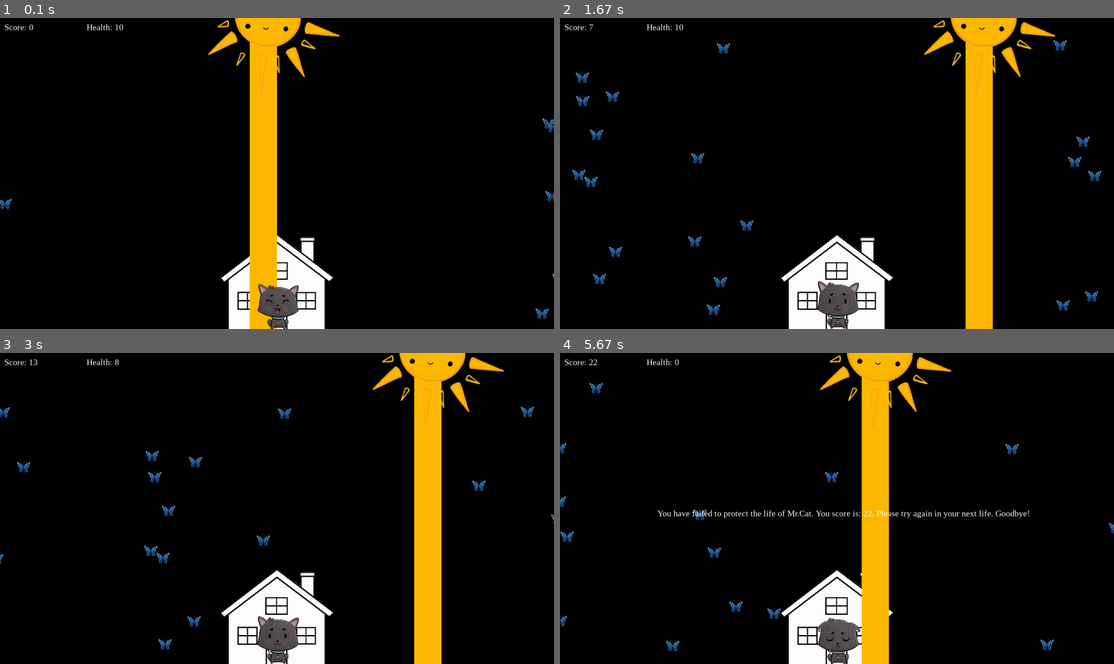
Above: before the commit, frames 1-4 (two rows, left to right).
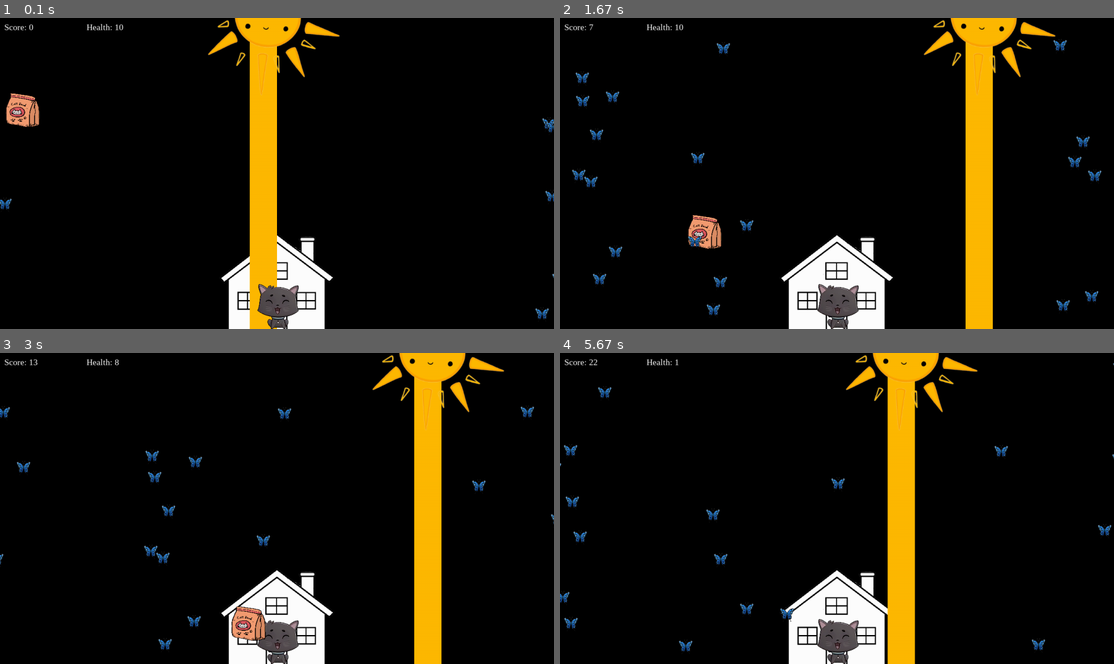
Above: after the commit, the same moments.

Repository: Iceyice15/Pygame-Project
Game: pygame game, started from main.py
Same seed, same stepped clock (60 frames per second), same inputs: the game is played once before the commit and once after it.
Inputs:
- Up to frame 1 (0.1 s): no input
- Up to frame 2 (1.67 s): hold Right 0.33-0.8 s; hold Right 0.83-1.3 s; hold Left from 1.33 s (still down)
- Up to frame 3 (3 s): release Left at 1.87 s; hold Left 1.9-2.3 s; hold Right 2.33-2.97 s
- Up to frame 4 (5.67 s): hold Left 3-3.47 s; hold Right 3.5-3.97 s; hold Right 4-4.47 s; hold Left 4.5-5.03 s; hold Left 5.07-5.47 s; hold Right from 5.5 s (still down)

The runs differ from the first frame. In frame 1, 0.5% of the frame differs, in the area x 1-8%, y 24-36%; in frame 2, 0.8%; in frame 3, 0.8%; in frame 4, 12%, in the area x 0-100%, y 0-100%.

Commit message:
Add files via upload
The final completed project's main.py.

Diff:
--- a/main.py
+++ b/main.py
@@ -2,6 +2,7 @@
 
 import pygame
 import random
+import math
 
 # ----- CONSTANTS
 BLACK = (0, 0, 0)
@@ -12,6 +13,7 @@
 HEIGHT = 720
 ENEMY_VELOCITY = 5
 PLAYER_VELOCITY = 10
+POWERUP_VEOLCITY = 3
 TITLE = "Shinning Upon You"
 
 # Create a background house
@@ -30,7 +32,7 @@
         # Rect
         self.rect = self.image.get_rect()
 
-        # Location
+        # Start sun location
         self.rect.center = (WIDTH / 2, 0)
 
         # Sun velocity
@@ -106,7 +108,7 @@
         # Rect
         self.rect = self.image.get_rect()
 
-        # Location
+        # Location in random on the sides of the screen
         self.rect.center = random.choice([
             (random.randrange(-100, 0), random.randrange(0, HEIGHT)),
             (random.randrange(WIDTH, WIDTH + 100), random.randrange(0, HEIGHT))
@@ -137,7 +139,7 @@
 
 # Create protect class
 class Protect(pygame.sprite.Sprite):
-    def __init__(self, player):
+    def __init__(self):
         super().__init__()
 
         # Images
@@ -166,8 +168,50 @@
         # Location
         self.rect.center = (WIDTH / 2,  HEIGHT - self.image.get_height() + 65)
 
-        # Call the added parameter
-        self.player = player
+
+# Create power-up class
+class Powerup(pygame.sprite.Sprite):
+    def __init__(self):
+        super().__init__()
+
+         # Image
+        self.image = pygame.image.load("./assets/powerup.png")
+        self.image = pygame.transform.scale(self.image, (80, 80))
+
+        # Rect
+        self.rect = self.image.get_rect()
+
+        # Random location from the sides of the screen
+        self.rect.center = random.choice([
+            (random.randrange(-100, 0), random.randrange(0, HEIGHT)),
+            (random.randrange(WIDTH, WIDTH + 100), random.randrange(0, HEIGHT))
+        ])
+
+        # Powerup velocity
+        self.xvel = POWERUP_VEOLCITY
+        self.yvel = POWERUP_VEOLCITY
+
+        # Cooldown
+        self.cooldown = 0
+
+    def update(self):
+        # Move according to powerup's x and y velocity
+        self.rect.x += self.xvel
+        self.rect.y += self.yvel
+
+        # Prevent powerups from leaving the screen and bounce them around
+        if self.rect.right > WIDTH:
+            self.rect.right = WIDTH
+            self.xvel *= -1
+        if self.rect.left < 0:
+            self.rect.left = 0
+            self.xvel *= -1
+        if self.rect.top < 0:
+            self.rect.top = 0
+            self.yvel *= -1
+        if self.rect.bottom > HEIGHT:
+            self.rect.bottom = HEIGHT
+            self.yvel *= -1
 
 
 def main():
@@ -193,7 +237,9 @@
     background_sound = pygame.mixer.Sound("./assets/background_music.ogg")
     background_sound.set_volume(1)
     attacked_sound = pygame.mixer.Sound("./assets/attacked_sound.ogg")
-    attacked_sound.set_volume(0.5)
+    attacked_sound.set_volume(0.30)
+    eating_sound = pygame.mixer.Sound("./assets/eating_sound.ogg")
+    eating_sound.set_volume(1)
 
     # Play background sound
     background_sound.play()
@@ -202,13 +248,14 @@
     all_sprites_group = pygame.sprite.Group()
     enemy_sprites_group = pygame.sprite.Group()
     protect_sprites_group = pygame.sprite.Group()
+    powerup_sprites_group = pygame.sprite.Group()
 
     # Add player to all_sprites_group
     player = Player()
     all_sprites_group.add(player)
 
     # Add protect to all_sprites_group and protect_sprites_group
-    protect = Protect(player)
+    protect = Protect()
     all_sprites_group.add(protect)
     protect_sprites_group.add(protect)
 
@@ -216,11 +263,16 @@
     sun = Sun(player)
     all_sprites_group.add(sun)
 
+    # Add powerup to all_sprites_group and powerup_sprites_group
+    powerup = Powerup()
+    all_sprites_group.add(powerup)
+    powerup_sprites_group.add(powerup)
+
     # Create enemy sprite group
     for i in range(num_enemy):
         enemy = Enemy(protect)
 
-        # Add enemy to both list: all_sprites_group and enemy_sprites_group
+        # Add enemy to all_sprites_group and enemy_sprites_group
         all_sprites_group.add(enemy)
         enemy_sprites_group.add(enemy)
 
@@ -267,9 +319,19 @@
             dokill=False
         )
 
-        # Create a happy protect face when protect collided with player
-        # Create a sad face when health goes below 5
-        if health <= 5:
+        # Collision between player and powerup sprites
+        powerups = pygame.sprite.spritecollide(
+            player,
+            powerup_sprites_group,
+            dokill=True
+        )
+
+        # Create a happy protect face when protect collided with player and when there is a high score
+        # Create a sad face when health goes below or equal 5
+        # Show a regular face otherwise
+        if score <= 99:
+            protect.image = protect.happy_image
+        elif health <= 5:
             protect.image = protect.sad_image
         elif happy_protect:
             protect.image = protect.happy_image
@@ -299,12 +361,34 @@
         if len(attacked_enemy) > 0:
             health -= 1
 
-            # Play sound when the enemy and protect collide and a different sound if health goes below 5
+            # Play sound when the enemy and protect collide
+            # Play a different sound when the protect health is lower or equal to 5
             if health >= 5:
                 hit_sound.play()
             else:
                 losing_sound.play()
 
+        # Add one to cooldown time if it's cooldown
+        if powerup.cooldown <= 500:
+            powerup.cooldown += 1
+
+        # Create a powerup in one side of the screen when cooldown is over
+        if powerup.cooldown == 500:
+                powerup.rect.center = random.choice([
+            (random.randrange(-100, 0), random.randrange(0, HEIGHT)),
+            (random.randrange(WIDTH, WIDTH + 100), random.randrange(0, HEIGHT))
+        ])
+                all_sprites_group.add(powerup)
+                powerup_sprites_group.add(powerup)
+
+        # Add one to health if player and powerup collide
+        # Rest the cooldown
+        # Play sound when player and powerup collide
+        if len(powerups):
+            powerup.cooldown = 0
+            health += 1
+            eating_sound.play()
+
         # ----- RENDER
         screen.fill(BLACK)
         screen.blit(background_image,
@@ -322,7 +406,7 @@
         health_sirf = default_font.render(f"Health: {health}", True, WHITE)
         screen.blit(health_sirf, (200, 10))
 
-        # Render lose screen
+        # Render lose screen and end game
         if health <= 0:
             ending_credit = default_font.render("You have failed to protect the life of Mr.Cat. "
                                                 f"You score is: {score}. Please try again in your next life. Goodbye!",
@@ -334,7 +418,7 @@
             pygame.time.wait(5000)
             done = True
 
-        # Render Win screen
+        # Render win screen and end game
         if score == 100:
             winning_credit = default_font.render("You have successfully protect Mr.Cat."
                                                  f" You score is: {score}."
